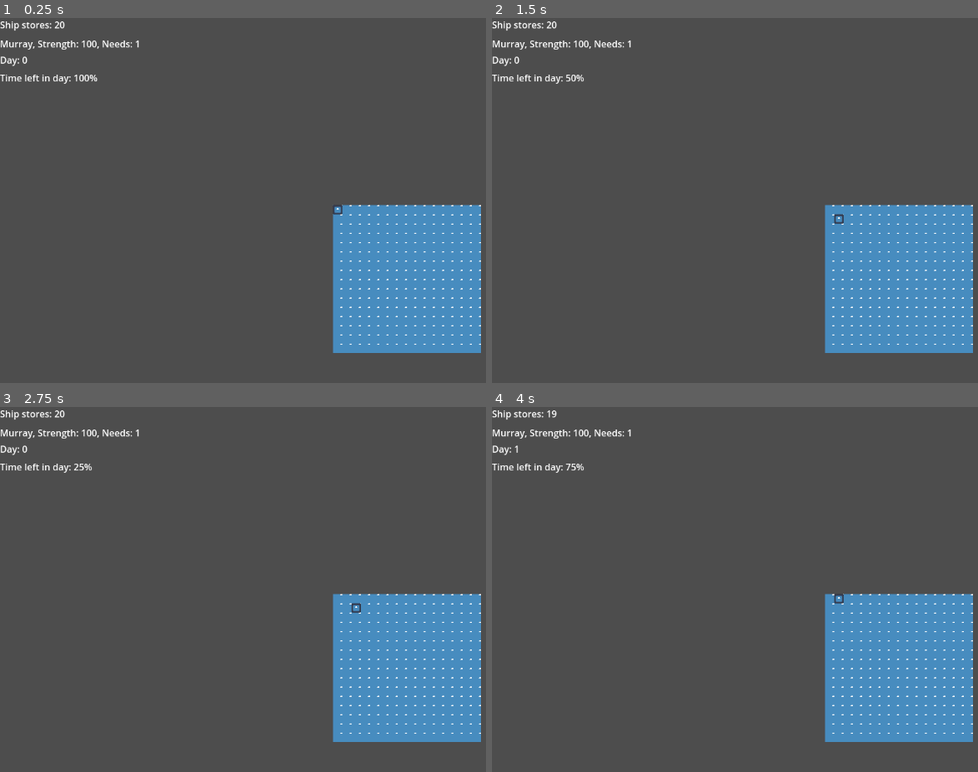
Above: before the commit, frames 1-4 (two rows, left to right).
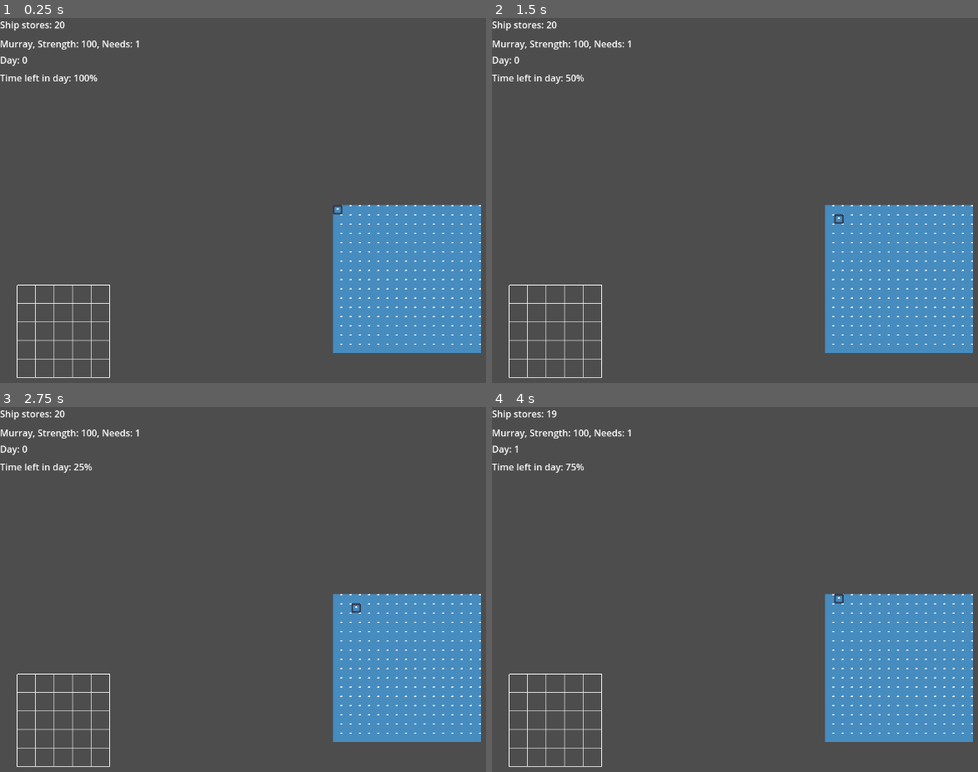
Above: after the commit, the same moments.

Repository: bluefoote/WhalingGame
Game: Godot game, scene res://Scenes/world.tscn
Two runs of this game, one before a commit and one after it. Both use one fixed random seed, a clock stepped at 60 frames per second and the inputs below. The project has no main scene, so this scene is started directly. The engine's default icon, where the game draws it, is replaced by a stand-in: a white triangle on a blue panel in a dark square.
Inputs (mouse positions are in pixels of both pictures, inside the frame that each line leads up to):
- Up to frame 1 (0.25 s): no input
- Up to frame 2 (1.5 s): tap Enter at 0.5 s; move the mouse to (973, 185) at 0.52 s; hold Right (move_right) 0.53-1.28 s; click (973, 185) at 0.67 s; tap Space at 1.25 s; move the mouse to (691, 222) at 1.27 s; hold Down (move_down) from 1.28 s (still down); click (691, 222) at 1.42 s
- Up to frame 3 (2.75 s): tap Enter at 2 s; move the mouse to (398, 512) at 2.02 s; release Down (move_down) at 2.03 s; hold Right (move_right) from 2.03 s (still down); click (398, 512) at 2.17 s
- Up to frame 4 (4 s): tap Space at 2.75 s; move the mouse to (793, 669) at 2.77 s; release Right (move_right) at 2.78 s; hold Up (move_up) 2.78-3.53 s; click (793, 669) at 2.92 s; tap Enter at 3.5 s; move the mouse to (outside the picture) at 3.52 s; hold Left (move_left) from 3.53 s (still down); click (outside the picture) at 3.67 s

The runs differ from the first frame. In frame 1, 0.6% of the frame differs, in the area x 3-23%, y 73-99%; in frame 2, 0.6%; in frame 3, 0.6%; in frame 4, 0.6%.

Commit message:
Starting work on Hold UI

Diff:
--- a/Scenes/world.tscn
+++ b/Scenes/world.tscn
@@ -6,6 +6,7 @@
 [ext_resource type="Script" uid="uid://dm4po4ggfxbp7" path="res://Scripts/SceneScripts/map_manager.gd" id="3_8j60k"]
 [ext_resource type="Script" uid="uid://c4nfyntah6j0w" path="res://Scripts/SceneScripts/turn_manager.gd" id="4_5ukr8"]
 [ext_resource type="Texture2D" uid="uid://66vlhgblslhi" path="res://icon.svg" id="4_fo5ed"]
+[ext_resource type="Script" uid="uid://bcl6cxd6ylhkj" path="res://Scripts/hold_ui.gd" id="7_o06y3"]
 
 [sub_resource type="TileSetAtlasSource" id="TileSetAtlasSource_5ukr8"]
 texture = ExtResource("4_fo5ed")
@@ -131,3 +132,12 @@
 offset_right = 143.0
 offset_bottom = 115.0
 text = "Day: "
+
+[node name="HoldUI" type="Control" parent="UI"]
+layout_mode = 3
+anchors_preset = 0
+offset_left = 30.0
+offset_top = 463.0
+offset_right = 190.0
+offset_bottom = 623.0
+script = ExtResource("7_o06y3")
--- a/Scripts/Components/ship_component.gd
+++ b/Scripts/Components/ship_component.gd
@@ -14,6 +14,11 @@
 var items : Array = [] ### List of items to allow for iteration over them
 
 signal ship_stats_changed
+
+func _ready():
+	for y in range(max_storage_y):
+		for x in range(max_storage_x):
+			hold[Vector2i(x, y)] = null
 
 func _on_new_day():
 	calculate_food_stores()
@@ -62,7 +67,23 @@
 
 func add_item(new_hold_item : HoldItem):
 	items.append(new_hold_item)
+	if hold_has_empty_space(): ### Eventually this should be smarter, pass the new_hold_item size and check if it can fit but for now, all items are 1x1
+		hold[get_first_empty_space_in_hold()] = new_hold_item
 	### TODO: Add the item to the hold. Create the visual representation
+
+func hold_has_empty_space() -> bool:
+	for y in range(max_storage_y):
+		for x in range(max_storage_x):
+			if hold[Vector2i(x, y)] == null:
+				return true
+	return false
+
+func get_first_empty_space_in_hold():
+	for y in range(max_storage_y):
+		for x in range(max_storage_x):
+			if hold[Vector2i(x, y)] == null:
+				return Vector2i(x, y)
+	return Vector2i(-1, -1)
 
 func remove_item(item : HoldItem):
 	items.erase(item)
--- a/Scripts/CoordSystem.gd
+++ b/Scripts/CoordSystem.gd
@@ -7,3 +7,8 @@
 	var world_pos_x = coord.x * STEP_X
 	var world_pos_y = coord.y * STEP_Y
 	return Vector2(world_pos_x, world_pos_y)
+
+static func world_to_coord(world_pos : Vector2i):
+	var coord_x = floori(world_pos.x / 32)
+	var coord_y = floori(world_pos.y / 32)
+	return Vector2i(coord_x, coord_y)
--- /dev/null
+++ b/Scripts/hold_ui.gd
@@ -0,0 +1,23 @@
+extends Control
+class_name HoldUI
+
+func _draw() -> void:
+	for i in range(6):
+		draw_line(Vector2(i * 32, 0), Vector2(i * 32, 32 * 5), Color.WHITE, 1)
+	for i in range(6):
+		draw_line(Vector2(0, 0 + i * 32), Vector2(32 * 5, i * 32), Color.WHITE, 1)
+	#draw_line(Vector2(15 + 32, 0), Vector2(15 + 32, 32 * 5), Color.WHITE, 1)
+		#draw_line(Vector2(15 + x * 32, 0), Vector2(15 + x * 32, y * 32), Color.WHITE, 1)
+
+func _gui_input(event: InputEvent) -> void: ### Eventually get this moved into PlayerInput
+	if event is InputEventMouseButton:
+		if event.pressed:
+			print('clicked')
+			### Get which cell of hold was clicked
+			print("Hold coord: ", CoordSystem.world_to_coord(event.position))
+	elif event is InputEventMouseMotion:
+		print("Hold coord: ", CoordSystem.world_to_coord(event.position))
+
+func update_hold(hold : Dictionary):
+	for key in hold.keys():
+		pass
Not shown: 1 places in Scenes/world.tscn that only renumber resources
Not shown, added: Scripts/hold_ui.gd.uid
